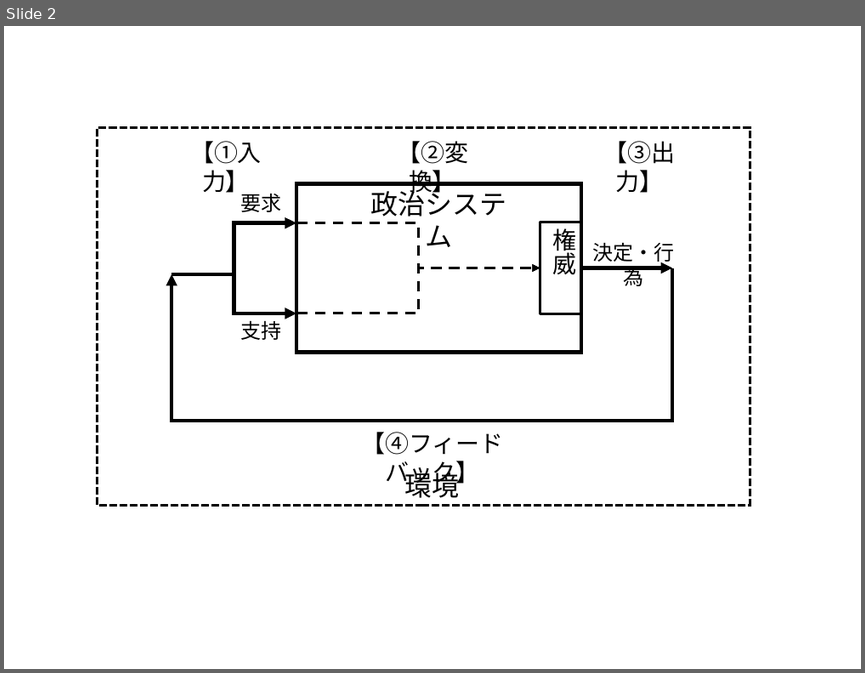
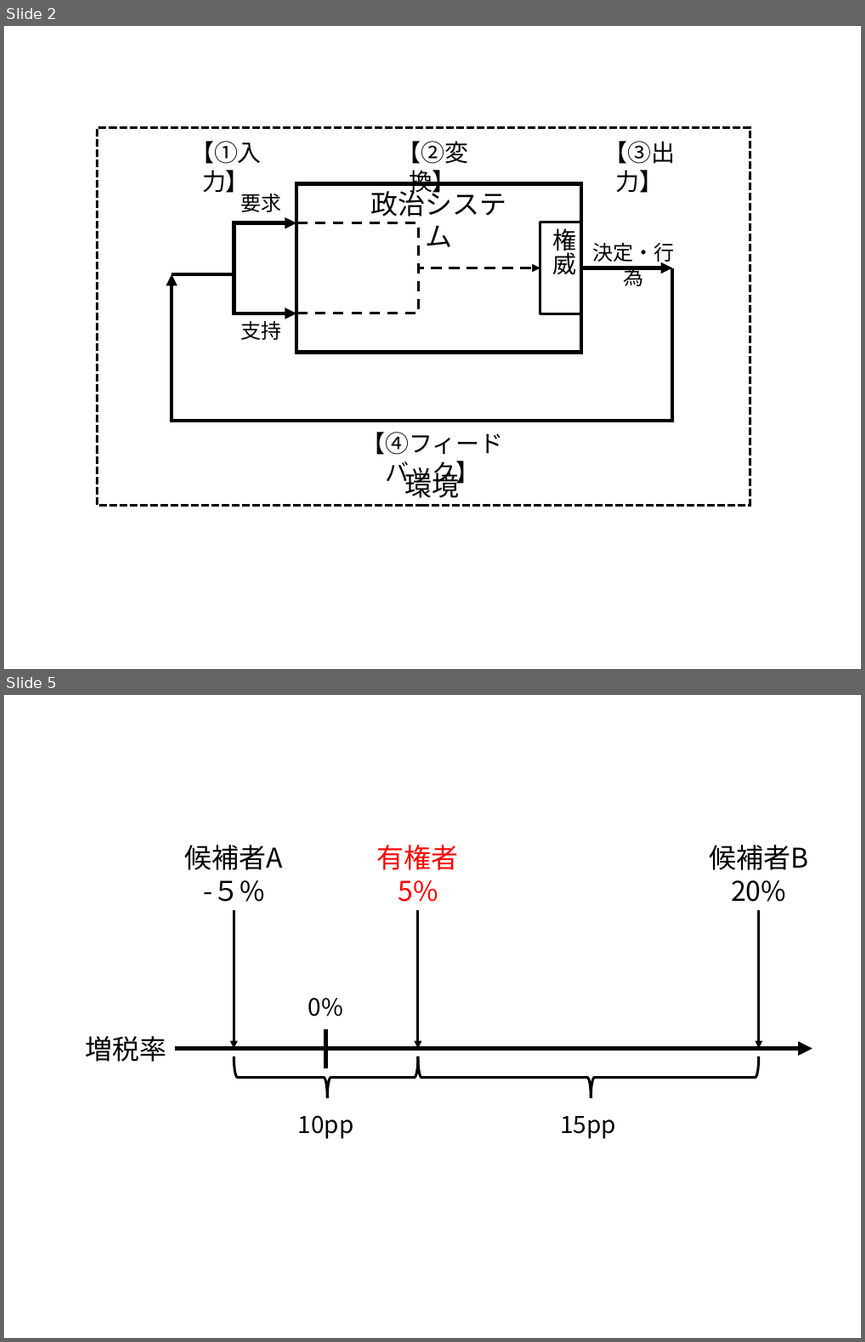
Before and after one commit to junpei-suzuki/PP-2026-Komazawa, a slide deck: figs/DIYfigures_pp.pptx. Shown one above the other, each under a label of ours: slide 2 before the commit, slides 2 and 5 after it; the slides between them are not shown. The pictures are 865x673 and 865x1342 pixels, drawn with LibreOffice and Linux fonts; fonts in the diff are those of the drawing. Boxes give left, top, right and bottom in pixels: in the first picture for what was removed or moved away, otherwise in the second. Text is boxed around its words. In the diff, an @@ line names an element or a change of style, - is before the commit and + after.

```diff
--- a/figs/DIYfigures_pp.pptx
+++ b/figs/DIYfigures_pp.pptx
@@ slide 5 added at (4,695,861,1338), background #FFFFFF @@
@@ group added at (85,845,812,1139): 7 texts, 4 arrows, 2 right braces, 1 line @@
+増税率
+候補者A
+-５%
+候補者B
+20%
+有権者
+5%
+15pp
+10pp
+0%
```
Also in this commit, not shown: 2 other slides added, 23 other files.
